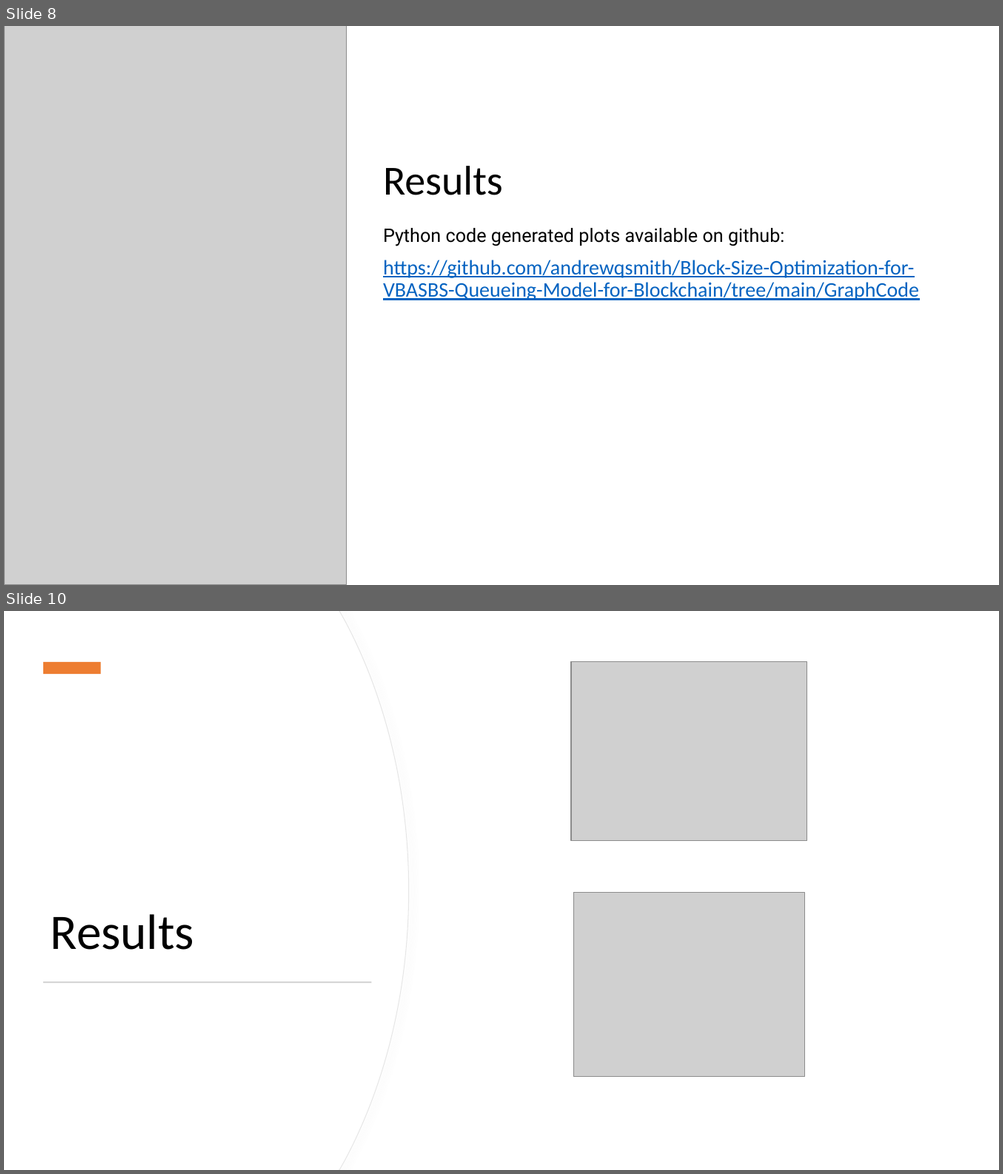
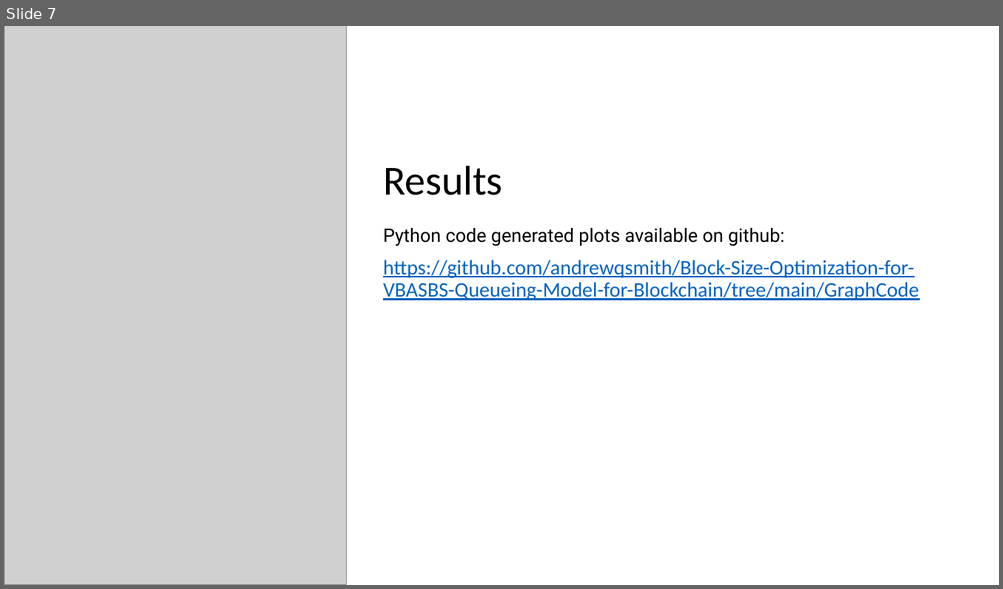
Before and after one commit to andrewqsmith/Block-Size-Optimization-for-VBASBS-Queueing-Model-for-Blockchain, a slide deck: Group Presentation.pptx. Shown one above the other, each under a label of ours: slides 8 and 10 before the commit, slide 7 after it; the slides between them are not shown. The pictures are 1003x1174 and 1003x589 pixels, drawn with LibreOffice and Linux fonts; fonts in the diff are those of the drawing; grey boxes stand for pictures. Boxes give left, top, right and bottom in pixels: in the first picture for what was removed or moved away, otherwise in the second. Text is boxed around its words. In the diff, an @@ line names an element or a change of style, - is before the commit and + after.

```diff
--- a/Group Presentation.pptx
+++ b/Group Presentation.pptx
@@ slide 10 removed at <box>4,611,999,1170</box>, background #FFFFFF @@
@@ freeform shape removed at <box>4,611,408,1170</box> @@
@@ freeform shape removed at <box>4,611,407,1170</box> @@
@@ rectangle removed at <box>43,662,101,674</box> @@
@@ picture removed at <box>571,662,807,841</box> @@
@@ picture removed at <box>573,892,804,1076</box> @@
@@ title removed at <box>51,914,194,950</box> @@
-Results
@@ rectangle removed at <box>43,982,372,983</box> @@
@@ what was slide 8 is now slide 7 @@
```
Also in this commit, not shown: 2 slides changed, 4 slides added, 4 other slides removed.
